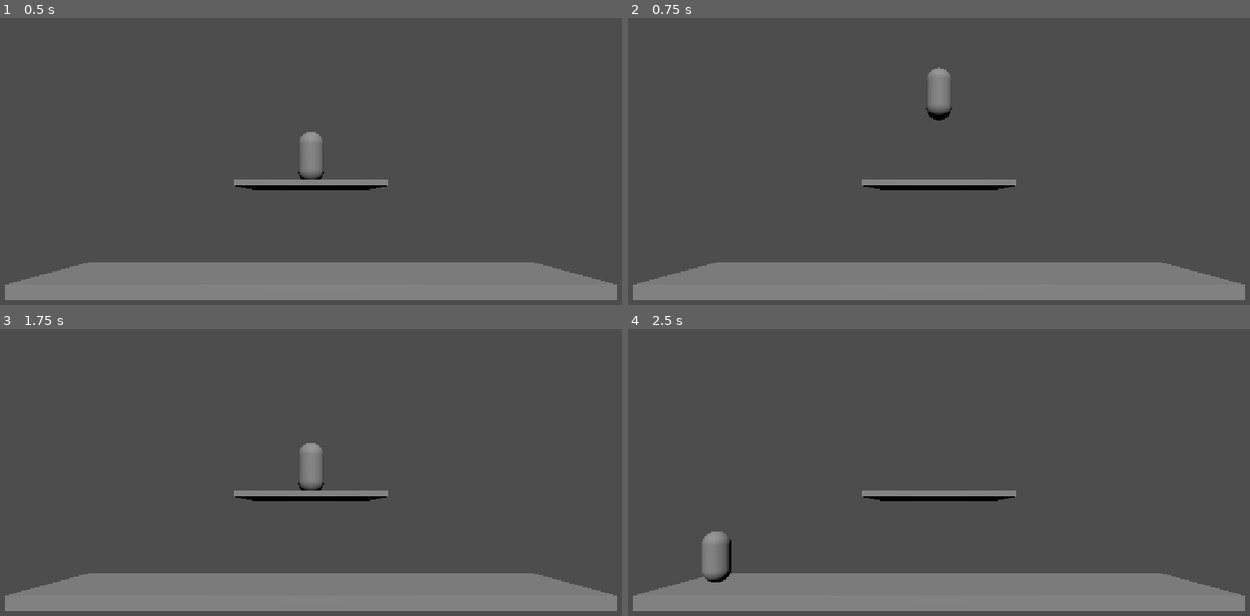
Above: before the commit, frames 1-4 (two rows, left to right).
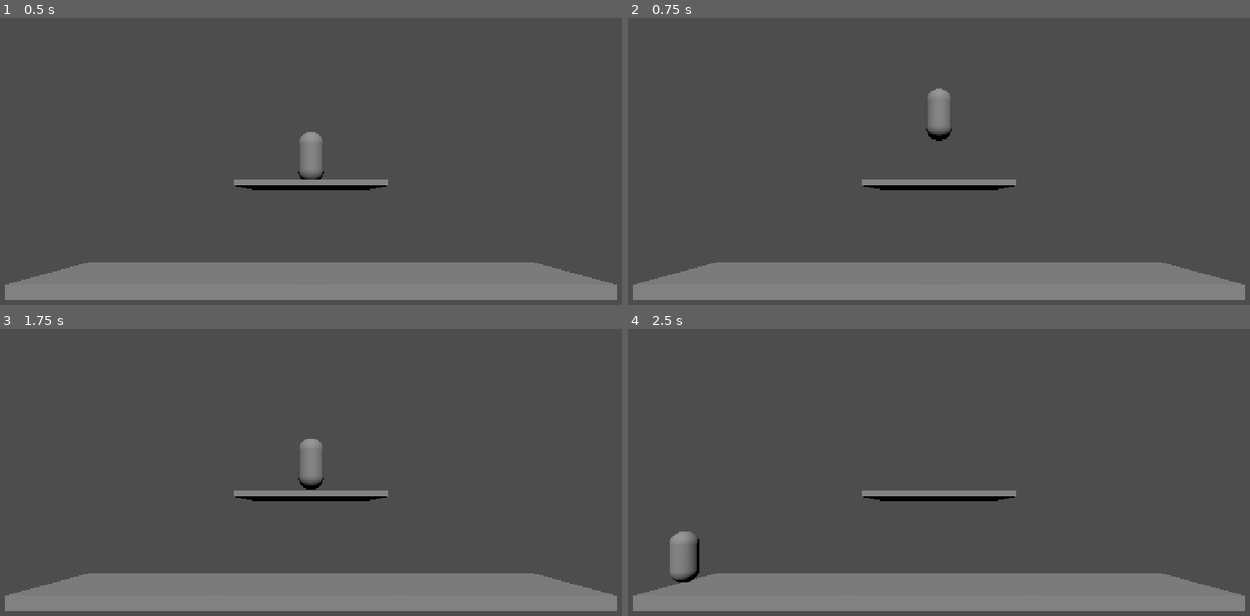
Above: after the commit, the same moments.

Repository: Verymadlibrarian/aura-sniffeur
Game: Godot game, scene res://Scenes/stage.tscn
Same seed, same stepped clock (60 frames per second), same inputs: the game is played once before the commit and once after it.
Inputs:
- Up to frame 1 (0.5 s): no input
- Up to frame 2 (0.75 s): tap Enter at 0.5 s; tap Space (jamp) at 0.6 s
- Up to frame 3 (1.75 s): tap Space (jamp) at 1.35 s
- Up to frame 4 (2.5 s): hold A (move_letf) from 2.03 s (still down); tap Space (jamp) at 2.3 s

Frame 1 is identical in both runs. In frame 2, 0.6% of the frame differs, in the area x 47-53%, y 17-43%; in frame 3, 0.2%; in frame 4, 1.2%, in the area x 6-17%, y 70-89%.

Commit message:
broken
on est bloqué à :

Ne pas diviser par zero (on croit lorsqu'on change la velocité en normalisant...) allez bonne nuit
caca
ah et runturn march aps comme on veut
dashdance broken wonkey monkey donkey

Diff:
--- a/Scenes/perso_1.tscn
+++ b/Scenes/perso_1.tscn
@@ -9,6 +9,10 @@
 [ext_resource type="Script" uid="uid://cjgib6qw8wy6a" path="res://Scripts/walking.gd" id="5_btmkv"]
 [ext_resource type="Script" uid="uid://clp6adu4k7sao" path="res://Scripts/inair.gd" id="7_gcnrf"]
 [ext_resource type="Script" uid="uid://b6rr0fowfkkf1" path="res://Scripts/running.gd" id="8_jc2l6"]
+[ext_resource type="Script" uid="uid://bxpnn1kn02nb2" path="res://Scripts/short_hop.gd" id="9_i72a2"]
+[ext_resource type="Script" uid="uid://dq4ysd66st3td" path="res://Scripts/init_jump.gd" id="10_snb1k"]
+[ext_resource type="Script" uid="uid://b6yqrost1dcj7" path="res://Scripts/dash.gd" id="11_hgu2h"]
+[ext_resource type="Script" uid="uid://cpf7pbb3pvnsh" path="res://Scripts/run_turn.gd" id="12_58y86"]
 
 [sub_resource type="CapsuleShape3D" id="CapsuleShape3D_r2bk4"]
 
@@ -50,6 +54,18 @@
 [node name="Running" type="Node" parent="Statemachine" unique_id=604528923]
 script = ExtResource("8_jc2l6")
 
+[node name="ShortHop" type="Node" parent="Statemachine" unique_id=879419796]
+script = ExtResource("9_i72a2")
+
+[node name="InitJump" type="Node" parent="Statemachine" unique_id=32541846]
+script = ExtResource("10_snb1k")
+
+[node name="Dash" type="Node" parent="Statemachine" unique_id=418924472]
+script = ExtResource("11_hgu2h")
+
+[node name="RunTurn" type="Node" parent="Statemachine" unique_id=1301105685]
+script = ExtResource("12_58y86")
+
 [node name="PlatteformeCollider" type="RayCast3D" parent="." unique_id=1091858090]
 transform = Transform3D(1, 0, 0, 0, 1, 0, 0, 0, 1, 0, -0.63271356, 0)
 collision_mask = 3
--- /dev/null
+++ b/Scripts/dash.gd
@@ -0,0 +1,34 @@
+extends State
+
+var direct
+@onready var state_machine: StateMachine = get_parent()
+
+func enter() -> void:
+	owner.velocity.x = owner.direction/abs(owner.direction) * owner.dash_speed
+	direct = owner.direction / abs(owner.direction)
+	pass
+
+# Called every physics frame while this state is active
+func physics_update(delta: float) -> void:
+	if state_machine.frames < owner.dash_lenght:
+
+		if Input.is_action_just_pressed("jamp") and owner.is_on_floor():
+			state_machine.transition_to("InitJump")
+
+		if owner.direction != 0:
+
+			if direct + (owner.direction/abs(owner.direction)) == 0:
+				print("Changement")
+				owner.velocity.x = owner.direction * owner.dash_speed
+				state_machine.frames = 0
+				direct = owner.direction / abs(owner.direction)
+
+
+
+	else:
+		if owner.direction != 0:
+			state_machine.transition_to("Running")
+		else:
+			state_machine.transition_to("Idle")
+
+	pass
--- /dev/null
+++ b/Scripts/default.gd
@@ -0,0 +1,11 @@
+extends State
+
+
+@onready var state_machine: StateMachine = get_parent()
+
+func enter() -> void:
+	pass
+
+# Called every physics frame while this state is active
+func physics_update(delta: float) -> void:
+	pass
--- a/Scripts/idle.gd
+++ b/Scripts/idle.gd
@@ -5,21 +5,22 @@
 
 func enter() -> void:
 	owner.djump = 1
+	owner.velocity.x = 0
 	pass
 
 # Called every physics frame while this state is active
 func physics_update(delta: float) -> void:
 
 	if owner.direction != 0:
-		if abs(owner.direction) > 0.1 and abs(owner.direction) < 0.5:
+		if abs(owner.direction) > 0.1 and abs(owner.direction) < 0.15:
 			state_machine.transition_to("Walking")
-		elif abs(owner.direction) > 0.5:
-			state_machine.transition_to("Running")
+		elif abs(owner.direction) > 0.15:
+			state_machine.transition_to("Dash")
 
 		pass
 
 	if Input.is_action_just_pressed("jamp") and owner.is_on_floor():
-		state_machine.transition_to("Jumping")
+		state_machine.transition_to("InitJump")
 
 	if not owner.is_on_floor():
 		state_machine.transition_to("InAir")
--- a/Scripts/inair.gd
+++ b/Scripts/inair.gd
@@ -16,4 +16,6 @@
 	if owner.is_on_floor():
 		state_machine.transition_to("Idle")
 
+	owner.velocity.x = owner.direction * owner.walk_speed
+
 	pass
--- /dev/null
+++ b/Scripts/init_jump.gd
@@ -0,0 +1,17 @@
+extends State
+
+
+@onready var state_machine: StateMachine = get_parent()
+
+func enter() -> void:
+	pass
+
+# Called every physics frame while this state is active
+func physics_update(delta: float) -> void:
+	if state_machine.frames > 3:
+		state_machine.transition_to("Jumping")
+		print("2")
+	elif Input.is_action_just_released("jamp") :
+			state_machine.transition_to("ShortHop")
+			print("1")
+	pass
--- /dev/null
+++ b/Scripts/run_turn.gd
@@ -0,0 +1,22 @@
+extends State
+
+var direct
+
+@onready var state_machine: StateMachine = get_parent()
+
+func enter() -> void:
+	owner.velocity.x /= 2
+	direct = owner.direction / abs(owner.direction)
+	pass
+
+# Called every physics frame while this state is active
+func physics_update(delta: float) -> void:
+	if owner.direction == 0 and state_machine.frames < 3:
+		state_machine.transition_to("Idle")
+
+	if state_machine.frames > 11:
+		if direct + owner.direction/abs(owner.direction) == 0:
+			state_machine.transition_to("Idle")
+		else:
+			state_machine.transition_to("Running")
+	pass
--- a/Scripts/running.gd
+++ b/Scripts/running.gd
@@ -1,15 +1,20 @@
 extends State
+
+var direct
 
 @onready var player: CharacterBody3D = owner
 @onready var state_machine: StateMachine = get_parent()
 
 func enter() -> void:
+	direct = owner.direction / abs(owner.direction)
 	pass
 
 # Called every physics frame while this state is active
 func physics_update(delta: float) -> void:
-	if owner.direction == 0:
-		state_machine.transition_to("Idle")
+	if Input.is_action_just_pressed("jamp") and owner.is_on_floor():
+		state_machine.transition_to("InitJump")
+	if direct + owner.direction/abs(owner.direction) == 0 or owner.direction == 0:
+		state_machine.transition_to("RunTurn")
 
-	owner.velocity.x = owner.direction * owner.sprint_speed
+	owner.velocity.x = owner.direction/abs(owner.direction) * owner.sprint_speed
 	pass
--- /dev/null
+++ b/Scripts/short_hop.gd
@@ -0,0 +1,14 @@
+extends State
+
+@onready var player: CharacterBody3D = owner
+@onready var state_machine: StateMachine = get_parent()
+
+func enter() -> void:
+
+	owner.velocity.y += owner.short_hop_velocity
+	state_machine.transition_to("InAir")
+	pass
+
+func physics_update(delta: float) -> void:
+
+	pass
--- a/Scripts/statemachine.gd
+++ b/Scripts/statemachine.gd
@@ -1,10 +1,16 @@
 extends Node
 class_name StateMachine
+
 @onready var idle: State = $Idle
 @export var initial_state: State #PIN
 
+var current_state: State
 
-var current_state: State
+var frames = 0
+var new_frame = 0
+
+func frame():
+	frames += 1
 
 func _ready() -> void:
 	await owner.ready
@@ -17,15 +23,22 @@
 	current_state.enter()
 
 func _physics_process(delta: float) -> void:
+	new_frame = frames
+
 	owner.direction = Input.get_axis("move_letf", "move_ritgh")
 	current_state.physics_update(delta)
 	if not owner.is_on_floor():
 		owner.velocity.y -= owner.gravity / 3
+	print("Velocity: ", owner.velocity.x)
 	owner.move_and_slide()
-	print(current_state)
+	#print(current_state)
+	frame()
+	#print((frames-new_frame)/delta)
+
 
 func _process(delta: float) -> void:
 	current_state.update(delta)
+
 
 func transition_to(target_state_name: String) -> void:
 	var target_state := get_node_or_null(target_state_name) as State
@@ -38,3 +51,5 @@
 	current_state.exit()
 	current_state = target_state
 	current_state.enter()
+	print(current_state)
+	frames = 0
--- a/Scripts/stats.gd
+++ b/Scripts/stats.gd
@@ -3,7 +3,11 @@
 var gravity: float = ProjectSettings.get_setting("physics/3d/default_gravity")
 var walk_speed = 10
 var sprint_speed = 20
+var dash_speed = 25
+var dash_lenght = 10
 var jump_velocity = 30
+var short_hop_velocity = 20
 var djump = 1
 var fall_speed_ceiling = -18
 var direction = 0
+var firction = 1
--- a/Scripts/walking.gd
+++ b/Scripts/walking.gd
@@ -11,5 +11,8 @@
 	if owner.direction == 0:
 		state_machine.transition_to("Idle")
 
-	owner.velocity.x = owner.direction * owner.walk_speed
+	if Input.is_action_just_pressed("jamp") and owner.is_on_floor():
+		state_machine.transition_to("InitJump")
+
+	owner.velocity.x = owner.direction/abs(owner.direction) * owner.walk_speed
 	pass
--- a/project.godot
+++ b/project.godot
@@ -41,7 +41,7 @@
 jamp={
 "deadzone": 0.2,
 "events": [Object(InputEventKey,"resource_local_to_scene":false,"resource_name":"","device":16,"window_id":0,"alt_press …(190 unchanged characters)…
-, Object(InputEventJoypadButton,"resource_local_to_scene":false,"resource_name":"","device":-1,"button_index":0,"pressure":0.0,"pressed":false,"script":null)
+, Object(InputEventJoypadButton,"resource_local_to_scene":false,"resource_name":"","device":-1,"button_index":3,"pressure":0.0,"pressed":false,"script":null)
 ]
 }
 
Not shown, added: Scripts/dash.gd.uid
Not shown, added: Scripts/default.gd.uid
Not shown, added: Scripts/init_jump.gd.uid
Not shown, added: Scripts/run_turn.gd.uid
Not shown, added: Scripts/short_hop.gd.uid
